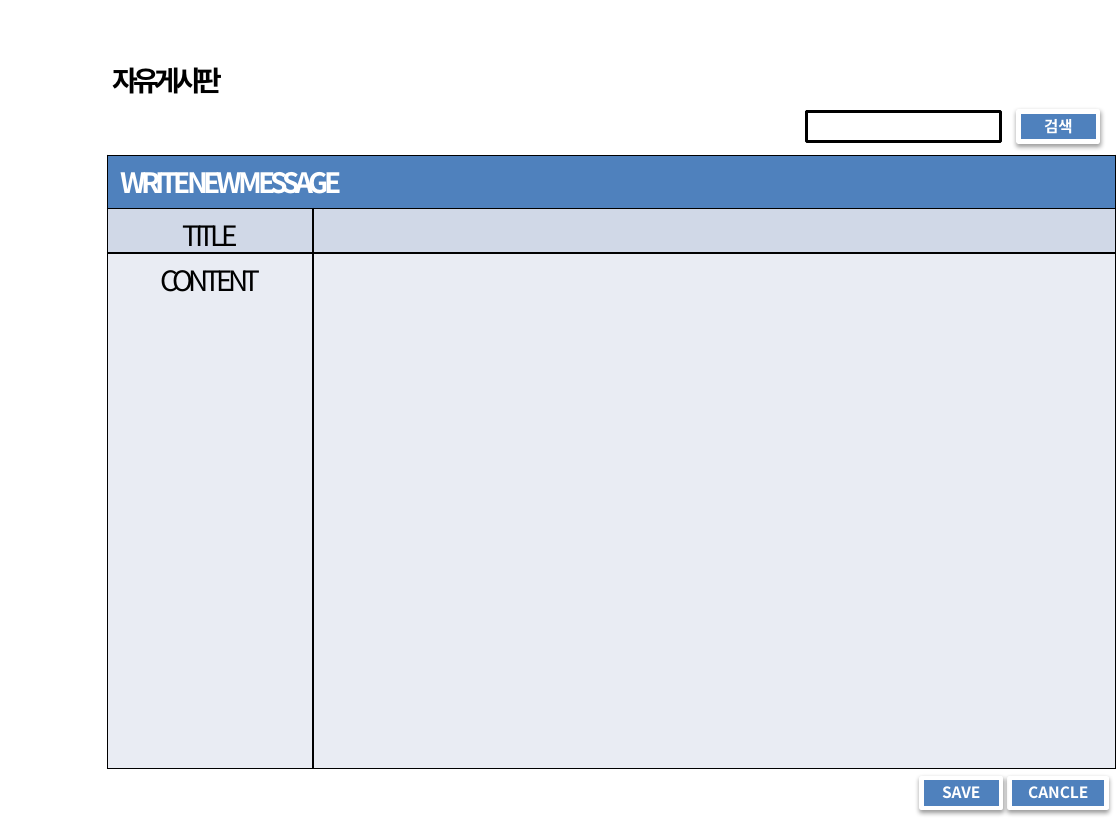
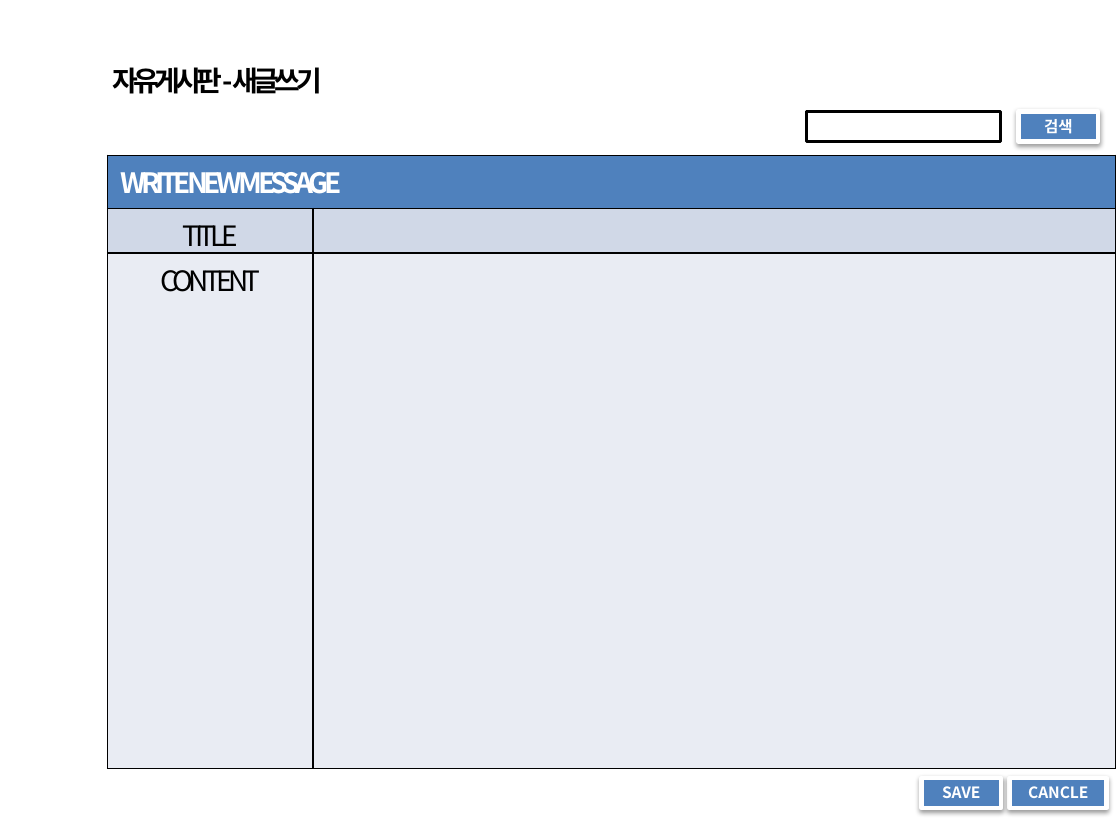
Before and after one commit to jeremy9lee/Assignment0508, a slide deck: slide 3 of 20150511 MYSITE_BOARD 시안.pptx. Drawn at 1120x840 pixels with LibreOffice and Linux fonts; fonts in the diff are those of the drawing. Boxes give left, top, right and bottom in pixels: in the first picture for what was removed or moved away, otherwise in the second. Text is boxed around its words. In the diff, an @@ line names an element or a change of style, - is before the commit and + after.

```diff
--- a/20150511 MYSITE_BOARD 시안.pptx
+++ b/20150511 MYSITE_BOARD 시안.pptx
@@ text at <box>112,67,321,94</box>: text changed @@
-자유게시판
+자유게시판-새글쓰기
```
Also in this commit, not shown: 2 other slides changed, 1 slide added.
